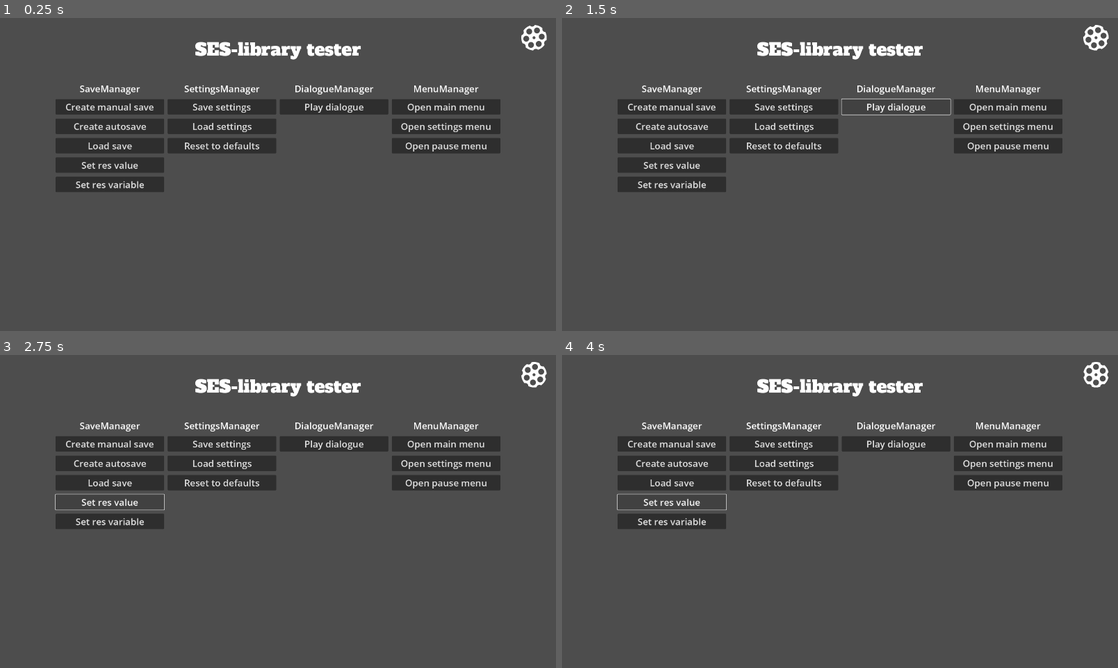
Above: before the commit, frames 1-4 (two rows, left to right).
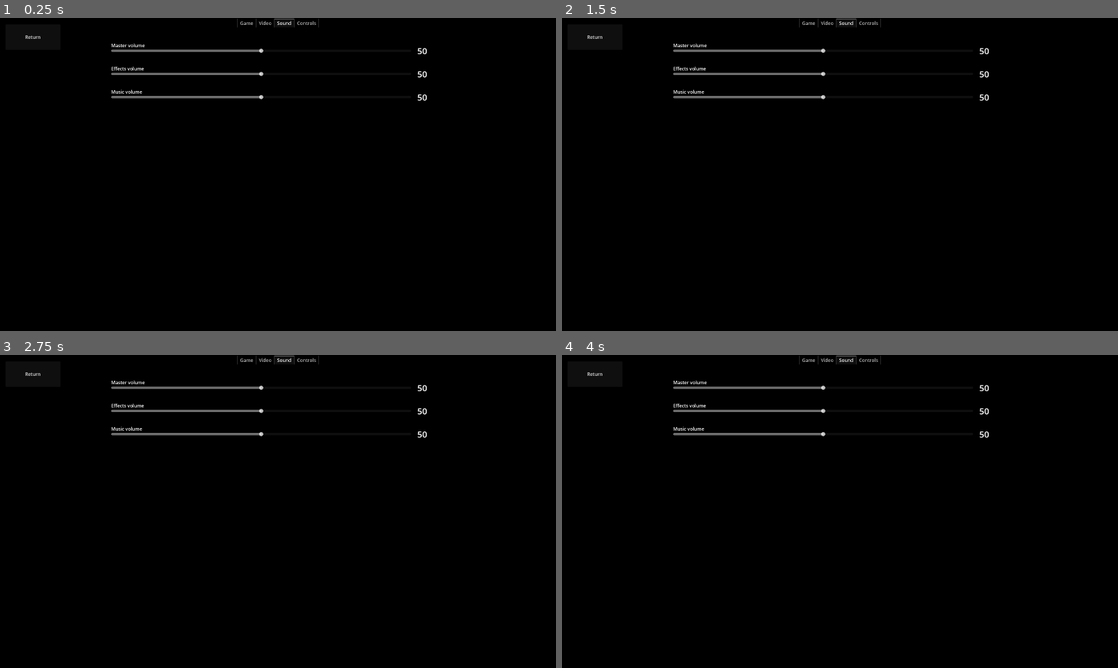
Above: after the commit, the same moments.

Repository: OGSesetti/ses-library
Game: Godot game, scene res://ses/menu_manager/menus/settings_menu.tscn
Two runs of this game, one before a commit and one after it. Both use one fixed random seed, a clock stepped at 60 frames per second and the inputs below. Before the commit the project starts from res://ses/menu_manager/menus/testmenu.tscn.
Inputs (mouse positions are in pixels of both pictures, inside the frame that each line leads up to):
- Up to frame 1 (0.25 s): no input
- Up to frame 2 (1.5 s): click (895, 105) at 0.5 s, where only the run before the commit has a clickable "Play dialogue"; click (895, 105) at 1.25 s, where only the run before the commit has a clickable "Play dialogue"
- Up to frame 3 (2.75 s): click (111, 502) at 2 s, where only the run before the commit has a clickable "Set res value"
- Up to frame 4 (4 s): click (673, 520) at 2.75 s, where only the run before the commit has a clickable "Set res variable"; click (673, 502) at 3.5 s, where only the run before the commit has a clickable "Set res value"

The runs differ from the first frame. In frame 1, 100% of the frame differs, in the area x 0-100%, y 0-100%; in frame 2, 100%; in frame 3, 100%; in frame 4, 100%.
Error before the commit: Invalid call. Nonexistent function 'res_var' in base 'Node (ses_middleware.gd)'. (res://ses/menu_manager/menu_scripts/testmenu.gd:56)

Commit message:
added menu elements and changed some variable names

Diff:
--- a/project.godot
+++ b/project.godot
@@ -11,7 +11,7 @@
 [application]
 
 config/name="SES-library"
-run/main_scene="res://ses/menu_manager/menus/testmenu.tscn"
+run/main_scene="res://ses/menu_manager/menus/settings_menu.tscn"
 config/features=PackedStringArray("4.3", "GL Compatibility")
 
 [autoload]
--- a/ses/game_plugins/save_manager.gd
+++ b/ses/game_plugins/save_manager.gd
@@ -62,7 +62,7 @@
 		if key not in exclude_keys:
 			data[key] = res.get(key)
 			print("SaveManager: ", key, " added to package")
-	var json_data = JSON.stringify(data, "\t")
+	var json_data = JSON.stringify(data, "\t") #	\t means pretty text
 
 	if autosave == false:
 		timestamp = Time.get_datetime_string_from_system()
--- /dev/null
+++ b/ses/menu_manager/menu_scripts/number_label.gd
@@ -0,0 +1,14 @@
+extends Label
+
+@onready var slider = $%Slider
+
+func _ready() -> void:
+	slider.value_changed.connect(_on_slider_value_changed)
+	_on_slider_value_changed(slider.value)
+
+func _process(delta: float) -> void:
+	pass
+
+
+func _on_slider_value_changed(value):
+	text = str(value)
--- a/ses/menu_manager/menu_scripts/settings_menu.gd
+++ b/ses/menu_manager/menu_scripts/settings_menu.gd
@@ -15,6 +15,7 @@
 @onready var controls_page = $%controls_list
 
 func _ready() -> void:
+
 	for setting in settings:
 		match setting["type"]:
 			"checkbox":
@@ -25,8 +26,10 @@
 				create_slider(setting)
 
 			"dropdown":
-				pass
-				#create_dropdown(setting)
+				create_dropdown(setting)
+
+
+
 
 func create_checkbox(setting):
 	var checkbox_scene = settings_checkbox.instantiate()
@@ -45,6 +48,11 @@
 	checkbox.toggled.connect(Callable(self, "_on_checkbox_toggled").bind(setting))
 	var address = define_address(setting)
 	address.add_child(checkbox_scene)
+
+
+
+
+
 
 func create_slider(setting):
 	var slider_scene = settings_slider.instantiate()
@@ -65,6 +73,11 @@
 	var address = define_address(setting)
 	address.add_child(slider_scene)
 
+
+
+
+
+
 func create_dropdown(setting):
 	var dropdown_scene = settings_dropdown.instantiate()
 
@@ -77,16 +90,9 @@
 	for option in setting["options"]:
 		dropdown.add_item(option)
 
-
-
-
-
-	pass
-
-
-
-
-
+	var address = define_address(setting)
+	print(dropdown)
+	address.add_child(dropdown_scene)
 
 
 func define_address(s):
--- a/ses/menu_manager/menus/settings_elements/checkbox_element.tscn
+++ b/ses/menu_manager/menus/settings_elements/checkbox_element.tscn
@@ -23,6 +23,7 @@
 [sub_resource type="StyleBoxEmpty" id="StyleBoxEmpty_ec1nu"]
 
 [node name="CheckBoxNode" type="Control"]
+custom_minimum_size = Vector2(0, 20)
 layout_mode = 3
 anchor_right = 0.6
 anchor_bottom = 0.1
@@ -40,17 +41,6 @@
 text = "Checkbox"
 vertical_alignment = 1
 
-[node name="ColorRect" type="ColorRect" parent="."]
-z_index = -1
-layout_mode = 1
-anchors_preset = 15
-anchor_right = 1.0
-anchor_bottom = 1.0
-grow_horizontal = 2
-grow_vertical = 2
-size_flags_horizontal = 3
-color = Color(0.241156, 0.241156, 0.241156, 1)
-
 [node name="Container" type="HBoxContainer" parent="."]
 modulate = Color(0.662745, 1, 1, 1)
 layout_mode = 1
@@ -60,11 +50,18 @@
 grow_horizontal = 2
 grow_vertical = 2
 
+[node name="MarginContainer" type="MarginContainer" parent="."]
+layout_mode = 1
+anchors_preset = 15
+anchor_right = 1.0
+anchor_bottom = 1.0
+grow_horizontal = 2
+grow_vertical = 2
+
 [node name="CheckBox" type="CheckBox" parent="."]
 z_index = 1
-custom_minimum_size = Vector2(80, 0)
 layout_mode = 1
-anchors_preset = 15
+anchors_preset = -1
 anchor_right = 1.0
 anchor_bottom = 1.0
 grow_horizontal = 2
@@ -83,11 +80,3 @@
 text = "Checkbox"
 icon_alignment = 1
 expand_icon = true
-
-[node name="MarginContainer" type="MarginContainer" parent="."]
-layout_mode = 1
-anchors_preset = 15
-anchor_right = 1.0
-anchor_bottom = 1.0
-grow_horizontal = 2
-grow_vertical = 2
--- a/ses/menu_manager/menus/settings_elements/dropdown_element.tscn
+++ b/ses/menu_manager/menus/settings_elements/dropdown_element.tscn
@@ -1,6 +1,7 @@
 [gd_scene format=3 uid="uid://dwhsgnvkg7dpf"]
 
 [node name="DropDownNode" type="Control"]
+custom_minimum_size = Vector2(0, 60)
 layout_direction = 2
 layout_mode = 3
 anchor_right = 0.6
@@ -8,9 +9,19 @@
 offset_right = 40.0
 offset_bottom = 40.0
 
+[node name="Container" type="HBoxContainer" parent="."]
+modulate = Color(0.662745, 1, 1, 1)
+layout_mode = 1
+anchors_preset = 15
+anchor_right = 1.0
+anchor_bottom = 1.0
+grow_horizontal = 2
+grow_vertical = 2
+
 [node name="Label" type="Label" parent="."]
 layout_mode = 1
 anchors_preset = -1
+anchor_bottom = 0.2
 offset_right = 40.0
 offset_bottom = 23.0
 text = "Label"
@@ -25,9 +36,10 @@
 
 [node name="OptionButton" type="OptionButton" parent="."]
 unique_name_in_owner = true
+custom_minimum_size = Vector2(80, 0)
 layout_mode = 1
 anchors_preset = -1
-anchor_top = 0.2
+anchor_top = 0.5
 anchor_right = 1.0
 anchor_bottom = 1.0
 grow_horizontal = 2
--- a/ses/menu_manager/menus/settings_elements/slider_element.tscn
+++ b/ses/menu_manager/menus/settings_elements/slider_element.tscn
@@ -1,6 +1,9 @@
-[gd_scene format=3 uid="uid://roi3ra0gqokm"]
+[gd_scene load_steps=2 format=3 uid="uid://roi3ra0gqokm"]
+
+[ext_resource type="Script" path="res://ses/menu_manager/menu_scripts/number_label.gd" id="1_wipnp"]
 
 [node name="SliderNode" type="Control"]
+custom_minimum_size = Vector2(0, 40)
 layout_direction = 2
 layout_mode = 3
 anchor_right = 0.6
@@ -23,10 +26,40 @@
 grow_horizontal = 2
 grow_vertical = 2
 
-[node name="Slider" type="HSlider" parent="."]
+[node name="Container" type="HBoxContainer" parent="."]
+modulate = Color(0.662745, 1, 1, 1)
 layout_mode = 1
 anchors_preset = 15
 anchor_right = 1.0
 anchor_bottom = 1.0
 grow_horizontal = 2
 grow_vertical = 2
+
+[node name="Slider" type="HSlider" parent="."]
+unique_name_in_owner = true
+custom_minimum_size = Vector2(80, 60)
+layout_mode = 1
+anchors_preset = -1
+anchor_top = 0.5
+anchor_right = 0.9
+anchor_bottom = 1.0
+grow_horizontal = 2
+grow_vertical = 2
+
+[node name="NumberLabel" type="Label" parent="."]
+layout_mode = 1
+anchors_preset = -1
+anchor_left = 0.9
+anchor_top = 0.5
+anchor_right = 1.0
+anchor_bottom = 1.0
+offset_left = -40.0
+offset_top = -11.5
+offset_bottom = 11.5
+grow_horizontal = 0
+grow_vertical = 2
+theme_override_font_sizes/font_size = 30
+text = "100"
+horizontal_alignment = 1
+vertical_alignment = 1
+script = ExtResource("1_wipnp")
--- a/ses/menu_manager/menus/settings_menu.tscn
+++ b/ses/menu_manager/menus/settings_menu.tscn
@@ -89,6 +89,7 @@
 
 [node name="Game" type="MarginContainer" parent="TabContainer"]
 visible = false
+clip_contents = true
 layout_mode = 2
 theme_override_constants/margin_top = 50
 metadata/_tab_index = 0
@@ -102,10 +103,11 @@
 unique_name_in_owner = true
 layout_mode = 2
 size_flags_horizontal = 3
-theme_override_constants/separation = 100
+theme_override_constants/separation = 40
 
 [node name="Video" type="MarginContainer" parent="TabContainer"]
 visible = false
+clip_contents = true
 layout_mode = 2
 theme_override_constants/margin_top = 50
 metadata/_tab_index = 1
@@ -119,9 +121,10 @@
 unique_name_in_owner = true
 layout_mode = 2
 size_flags_horizontal = 3
-theme_override_constants/separation = 100
+theme_override_constants/separation = 40
 
 [node name="Sound" type="MarginContainer" parent="TabContainer"]
+clip_contents = true
 layout_mode = 2
 theme_override_constants/margin_top = 50
 metadata/_tab_index = 2
@@ -135,10 +138,11 @@
 unique_name_in_owner = true
 layout_mode = 2
 size_flags_horizontal = 3
-theme_override_constants/separation = 100
+theme_override_constants/separation = 40
 
 [node name="Controls" type="MarginContainer" parent="TabContainer"]
 visible = false
+clip_contents = true
 layout_mode = 2
 theme_override_constants/margin_top = 50
 metadata/_tab_index = 3
@@ -152,7 +156,7 @@
 unique_name_in_owner = true
 layout_mode = 2
 size_flags_horizontal = 3
-theme_override_constants/separation = 100
+theme_override_constants/separation = 40
 
 [node name="TabBar" type="TabBar" parent="."]
 visible = false
--- a/ses/resources/settings_resource.gd
+++ b/ses/resources/settings_resource.gd
@@ -14,29 +14,14 @@
 #	Game
 
 {"name": "Camera adjusted by cursor", "category": "game", "type": "checkbox", "default": "true", "current": true},
-{"name": "Camera adjusted by cursor", "category": "game", "type": "checkbox", "default": "true", "current": true},
-{"name": "Camera adjusted by cursor", "category": "game", "type": "checkbox", "default": "true", "current": true},
-{"name": "Camera adjusted by cursor", "category": "game", "type": "checkbox", "default": "true", "current": true},
-{"name": "Camera adjusted by cursor", "category": "game", "type": "checkbox", "default": "true", "current": true},
-{"name": "Camera adjusted by cursor", "category": "game", "type": "checkbox", "default": "true", "current": true},
-{"name": "Camera adjusted by cursor", "category": "game", "type": "checkbox", "default": "true", "current": true},
-{"name": "Camera adjusted by cursor", "category": "game", "type": "checkbox", "default": "true", "current": true},
-{"name": "Camera adjusted by cursor", "category": "game", "type": "checkbox", "default": "true", "current": true},
-{"name": "Camera adjusted by cursor", "category": "game", "type": "checkbox", "default": "true", "current": true},
-{"name": "Camera adjusted by cursor", "category": "game", "type": "checkbox", "default": "true", "current": true},
-{"name": "Camera adjusted by cursor", "category": "game", "type": "checkbox", "default": "true", "current": true},
-{"name": "Camera adjusted by cursor", "category": "game", "type": "checkbox", "default": "true", "current": true},
-{"name": "Camera adjusted by cursor", "category": "game", "type": "checkbox", "default": "true", "current": true},
-{"name": "Camera adjusted by cursor", "category": "game", "type": "checkbox", "default": "true", "current": true},
-{"name": "Camera adjusted by cursor", "category": "game", "type": "checkbox", "default": "true", "current": true},
-{"name": "Camera adjusted by cursor", "category": "game", "type": "checkbox", "default": "true", "current": true},
-{"name": "Camera adjusted by cursor", "category": "game", "type": "checkbox", "default": "true", "current": true},
-{"name": "Camera adjusted by cursor", "category": "game", "type": "checkbox", "default": "true", "current": true},
+
 
 #	Video
 
 {"name": "Fullscreen", "category": "video", "type": "checkbox", "default": true, "current": true},
 
+{"name": "Resolution", "category": "video", "type": "dropdown", "options": ["1920x1080", "2560x1440"], "default": "1920x1080", "current": "1920x1080"},
+{"name": "Resolution", "category": "video", "type": "dropdown", "options": ["1920x1080", "2560x1440"], "default": "1920x1080", "current": "1920x1080"},
 {"name": "Resolution", "category": "video", "type": "dropdown", "options": ["1920x1080", "2560x1440"], "default": "1920x1080", "current": "1920x1080"},
 
 
--- a/ses/ses_core/ses_middleware.gd
+++ b/ses/ses_core/ses_middleware.gd
@@ -1,4 +1,19 @@
 extends Node
+
+#SignalManager
+func signal_emit_custom():
+
+	pass
+
+
+
+
+
+#/SignalManager
+
+
+
+#SaveManager
 
 var res = SaveManager.res
 
@@ -22,6 +37,8 @@
 
 func res_read_var(k):
 	return res.variables.get(k)
+
+#/SaveManager
 
 
 """
--- a/ses/settings_save/settings.tres
+++ b/ses/settings_save/settings.tres
@@ -11,119 +11,25 @@
 "name": "Camera adjusted by cursor",
 "type": "checkbox"
 }, {
-"category": "game",
-"current": true,
-"default": "true",
-"name": "Camera adjusted by cursor",
-"type": "checkbox"
-}, {
-"category": "game",
-"current": true,
-"default": "true",
-"name": "Camera adjusted by cursor",
-"type": "checkbox"
-}, {
-"category": "game",
-"current": true,
-"default": "true",
-"name": "Camera adjusted by cursor",
-"type": "checkbox"
-}, {
-"category": "game",
-"current": true,
-"default": "true",
-"name": "Camera adjusted by cursor",
-"type": "checkbox"
-}, {
-"category": "game",
-"current": true,
-"default": "true",
-"name": "Camera adjusted by cursor",
-"type": "checkbox"
-}, {
-"category": "game",
-"current": true,
-"default": "true",
-"name": "Camera adjusted by cursor",
-"type": "checkbox"
-}, {
-"category": "game",
-"current": true,
-"default": "true",
-"name": "Camera adjusted by cursor",
-"type": "checkbox"
-}, {
-"category": "game",
-"current": true,
-"default": "true",
-"name": "Camera adjusted by cursor",
-"type": "checkbox"
-}, {
-"category": "game",
-"current": true,
-"default": "true",
-"name": "Camera adjusted by cursor",
-"type": "checkbox"
-}, {
-"category": "game",
-"current": true,
-"default": "true",
-"name": "Camera adjusted by cursor",
-"type": "checkbox"
-}, {
-"category": "game",
-"current": true,
-"default": "true",
-"name": "Camera adjusted by cursor",
-"type": "checkbox"
-}, {
-"category": "game",
-"current": true,
-"default": "true",
-"name": "Camera adjusted by cursor",
-"type": "checkbox"
-}, {
-"category": "game",
-"current": true,
-"default": "true",
-"name": "Camera adjusted by cursor",
-"type": "checkbox"
-}, {
-"category": "game",
-"current": true,
-"default": "true",
-"name": "Camera adjusted by cursor",
-"type": "checkbox"
-}, {
-"category": "game",
-"current": true,
-"default": "true",
-"name": "Camera adjusted by cursor",
-"type": "checkbox"
-}, {
-"category": "game",
-"current": true,
-"default": "true",
-"name": "Camera adjusted by cursor",
-"type": "checkbox"
-}, {
-"category": "game",
-"current": true,
-"default": "true",
-"name": "Camera adjusted by cursor",
-"type": "checkbox"
-}, {
-"category": "game",
-"current": true,
-"default": "true",
-"name": "Camera adjusted by cursor",
-"type": "checkbox"
-}, {
 "category": "video",
 "current": true,
 "default": true,
 "name": "Fullscreen",
 "type": "checkbox"
+}, {
+"category": "video",
+"current": "1920x1080",
+"default": "1920x1080",
+"name": "Resolution",
+"options": ["1920x1080", "2560x1440"],
+"type": "dropdown"
+}, {
+"category": "video",
+"current": "1920x1080",
+"default": "1920x1080",
+"name": "Resolution",
+"options": ["1920x1080", "2560x1440"],
+"type": "dropdown"
 }, {
 "category": "video",
 "current": "1920x1080",
